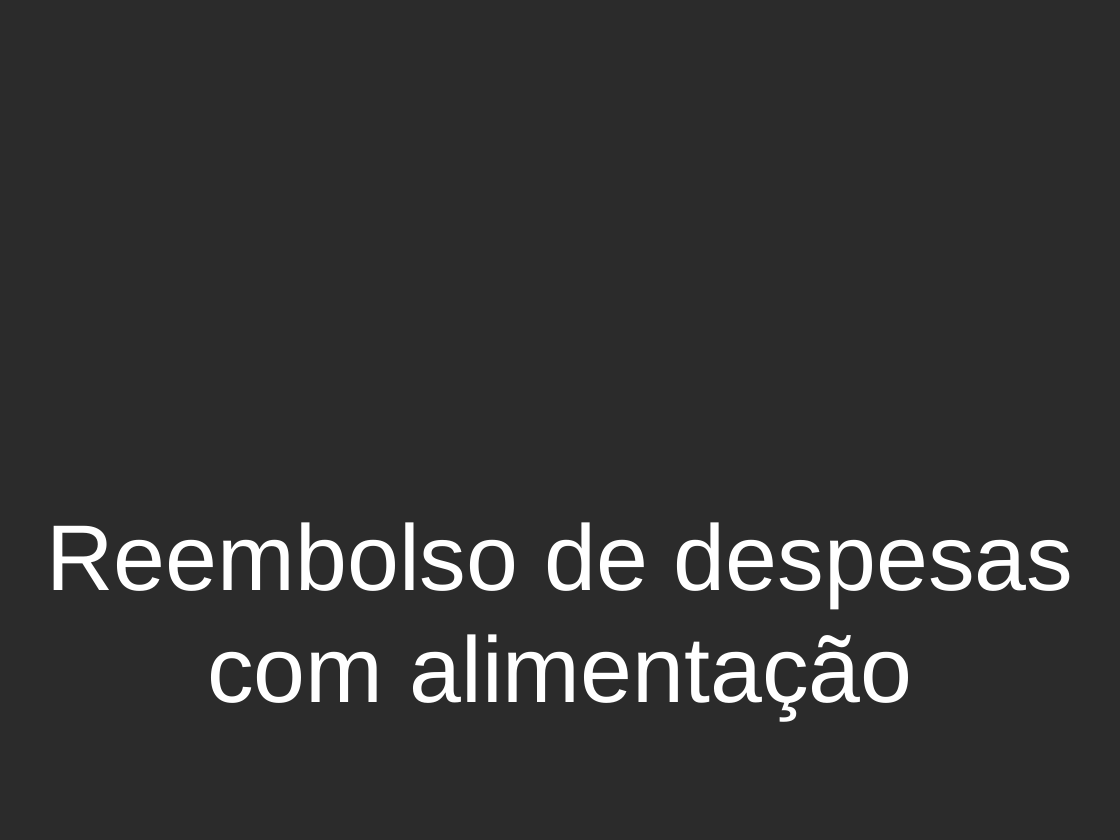
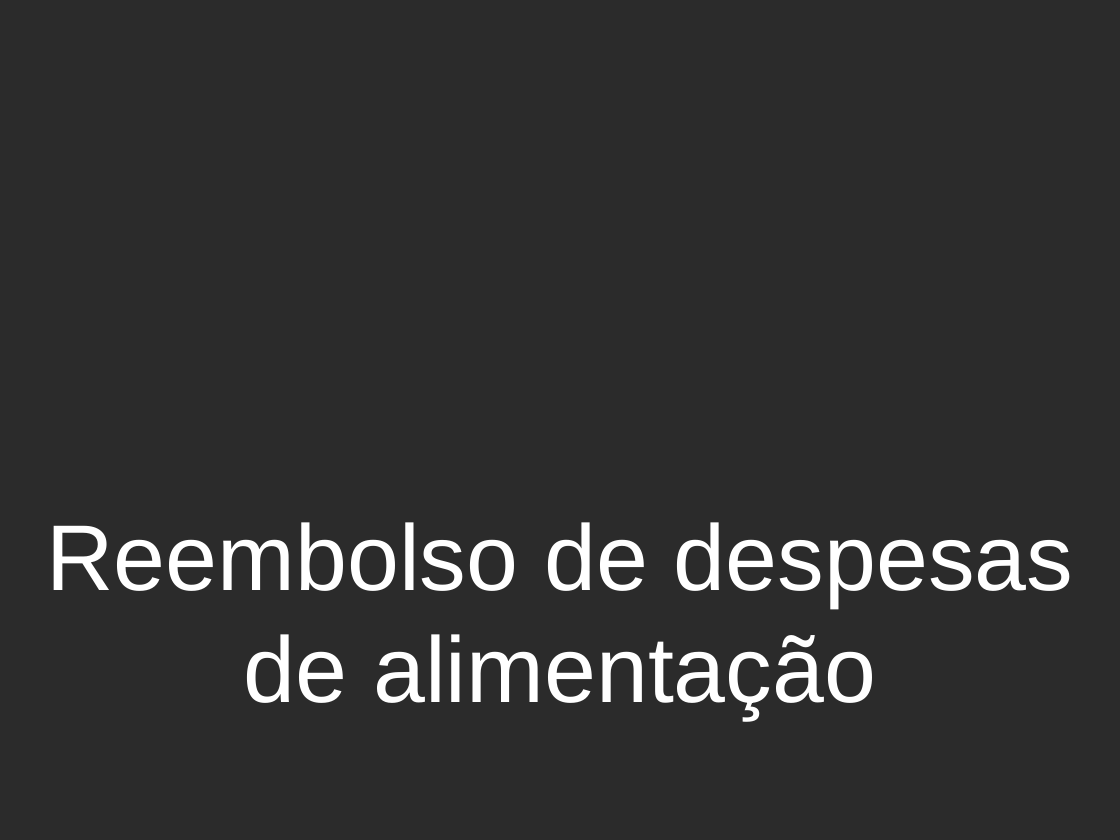
Before and after one commit to herickfreitas/Fluig_RM_MovMovimentoTBCData, a slide deck: slide 1 of Reembolso alimentação.pptx. Drawn at 1120x840 pixels with LibreOffice and Linux fonts; fonts in the diff are those of the drawing; background and template pictures are left out; a plain dark background stands for a picture behind light text. Boxes give left, top, right and bottom in pixels: in the first picture for what was removed or moved away, otherwise in the second. Text is boxed around its words. In the diff, an @@ line names an element or a change of style, - is before the commit and + after.

```diff
--- a/Reembolso alimentação.pptx
+++ b/Reembolso alimentação.pptx
@@ text at bbox=[46, 522, 1074, 719]: text changed @@
-Reembolso de despesas com alimentação
+Reembolso de despesas de alimentação
```
Also in this commit, not shown: 3 other slides changed.
